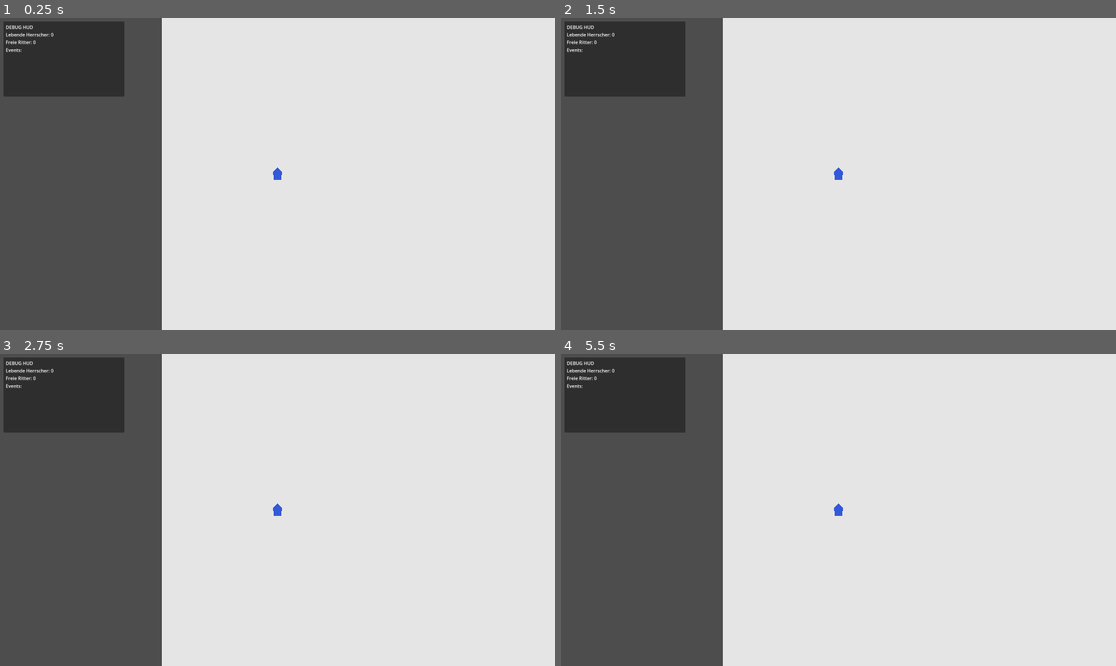
Above: before the commit, frames 1-4 (two rows, left to right).
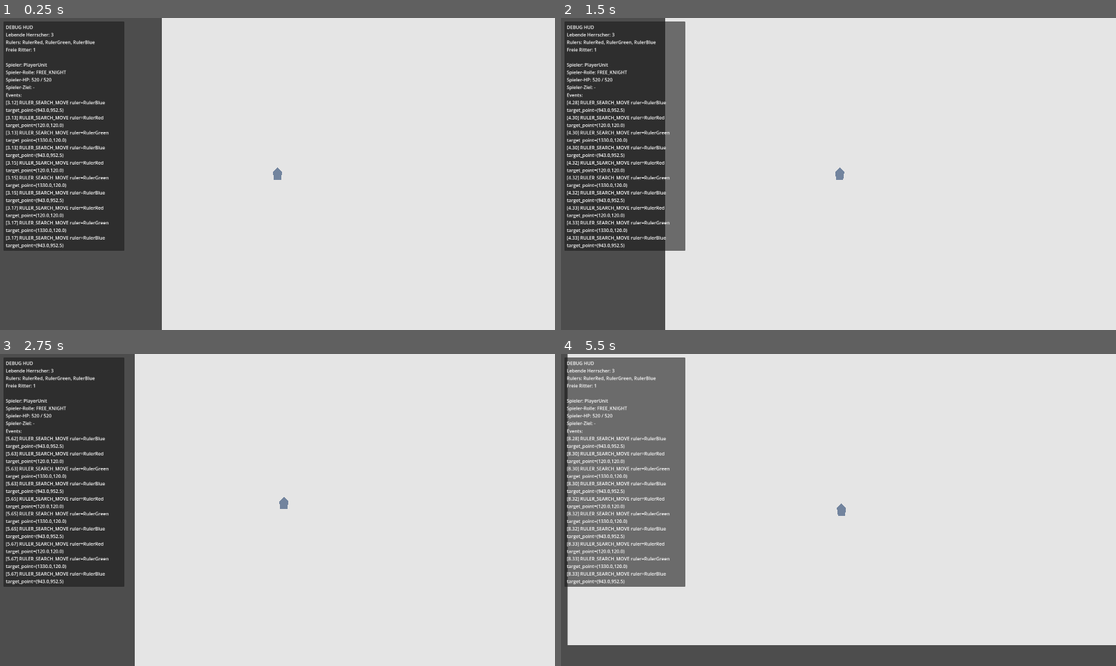
Above: after the commit, the same moments.

Repository: cblab/kingslayer
Game: Godot game, scene res://scenes/Main.tscn
Same seed, same stepped clock (60 frames per second), same inputs: the game is played once before the commit and once after it.
Inputs (mouse positions are in pixels of both pictures, inside the frame that each line leads up to):
- Up to frame 1 (0.25 s): no input
- Up to frame 2 (1.5 s): tap Enter at 0.5 s; move the mouse to (960, 158) at 0.52 s; click (960, 158) at 0.67 s; move the mouse to (727, 189) at 1.27 s; click (727, 189) at 1.42 s
- Up to frame 3 (2.75 s): move the mouse to (333, 441) at 2.02 s; click (333, 441) at 2.17 s
- Up to frame 4 (5.5 s): move the mouse to (810, 572) at 2.77 s; click (810, 572) at 2.92 s; move the mouse to (1005, 556) at 3.52 s; click (1005, 556) at 3.67 s; move the mouse to (672, 463) at 4.27 s; click (672, 463) at 4.42 s; move the mouse to (866, 510) at 5.02 s; click (866, 510) at 5.17 s

The runs differ from the first frame. In frame 1, 10% of the frame differs, in the area x 0-51%, y 4-75%; in frame 2, 19%; in frame 3, 15%; in frame 4, 31%, in the area x 0-100%, y 0-100%.
Error before the commit: Parse Error: Cannot infer the type of "clamped" variable because the value doesn't have a set type. (res://scripts/units/unit.gd:499)

Commit message:
Fixed bug

Diff:
--- a/scripts/units/unit.gd
+++ b/scripts/units/unit.gd
@@ -496,7 +496,7 @@
 	if world.has_method("is_valid_ruler_search_point"):
 		return world.is_valid_ruler_search_point(global_position, target_point)
 	if world.has_method("get_clamped_ruler_search_point"):
-		var clamped := world.get_clamped_ruler_search_point(global_position, target_point, target_point)
+		var clamped: Vector2 = world.get_clamped_ruler_search_point(global_position, target_point, target_point)
 		return clamped.distance_to(target_point) <= 1.0
 	return true
 
